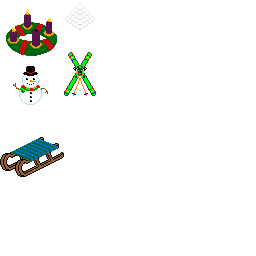
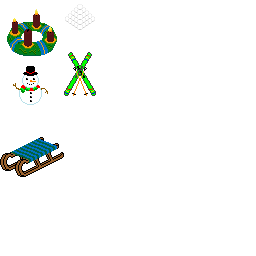
Layered file, before and after one edit (256 × 256). Changes by layer:
added layer "Adventskranz.png #1" above "Schlitten.png" over <box>7,9,57,56</box>
painted on "Adventskranz.png" over <box>6,9,57,56</box>
